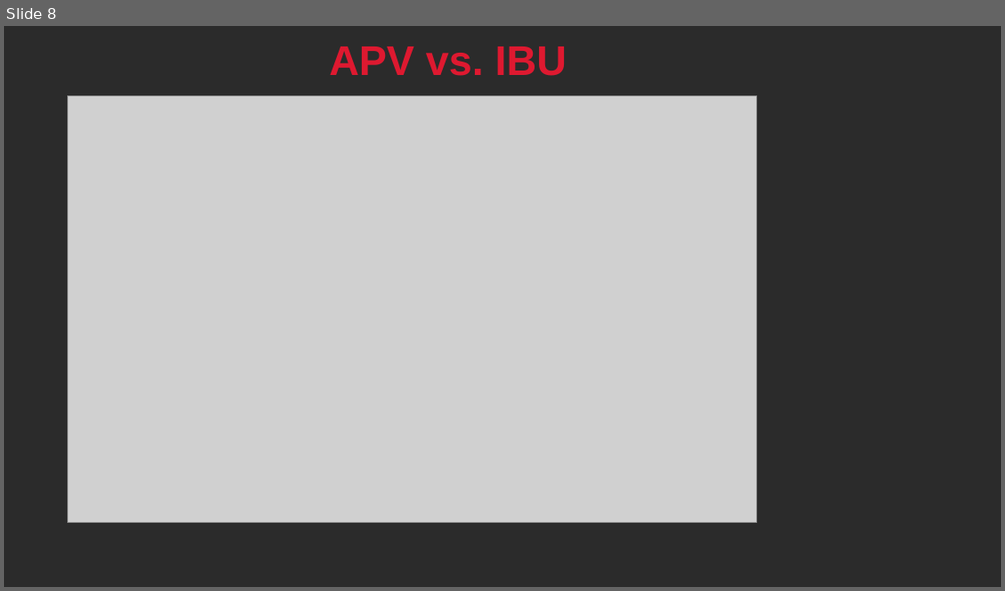
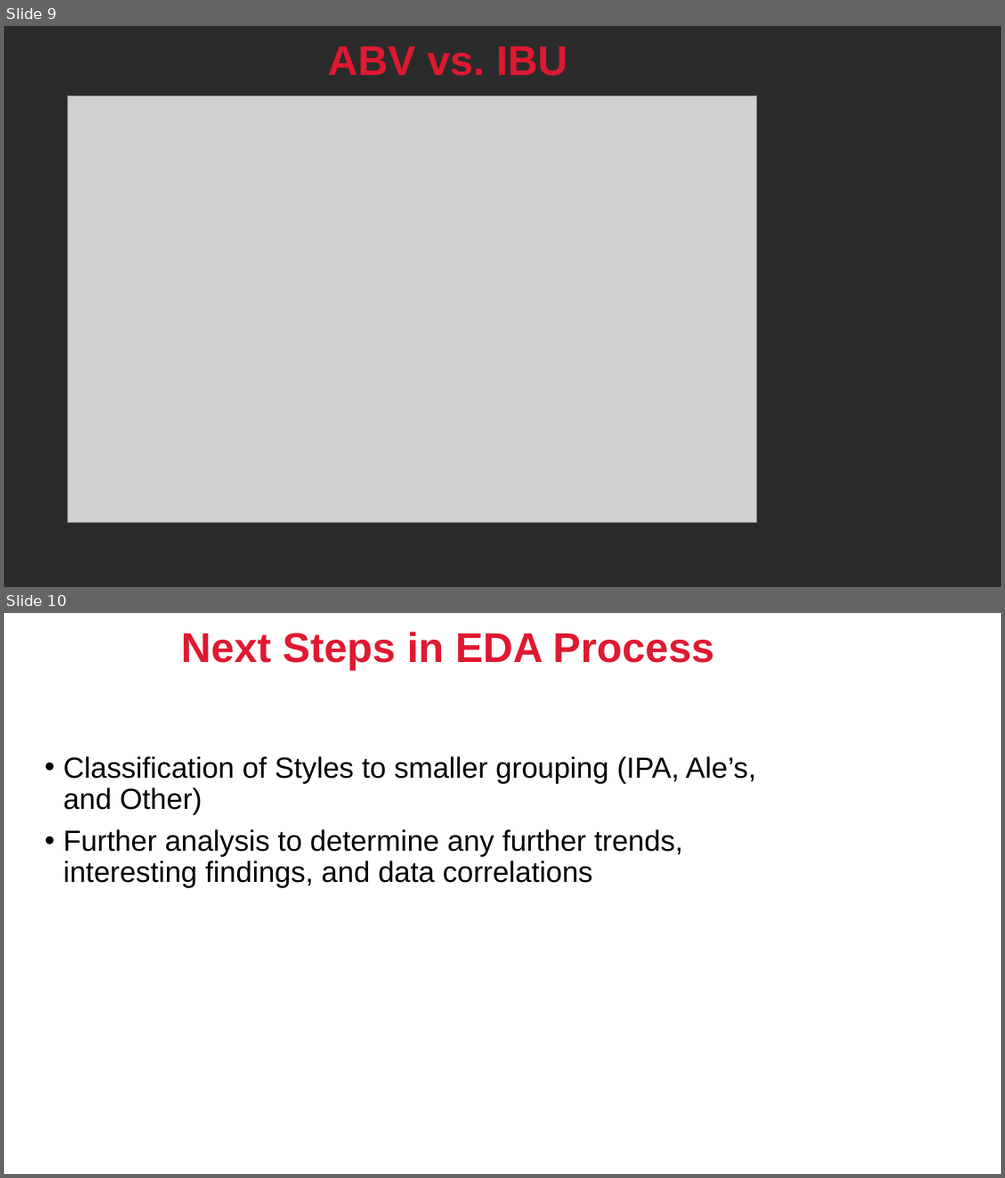
Before and after one commit to troymcsimov/6306, a slide deck: Case Study 1/EDA slides-1.pptx. Shown one above the other, each under a label of ours: slide 8 before the commit, slides 9 and 10 after it. The pictures are 1005x591 and 1005x1178 pixels, drawn with LibreOffice and Linux fonts; fonts in the diff are those of the drawing; grey boxes stand for pictures; background and template pictures are left out; a plain dark background stands for a picture behind light text. Boxes give left, top, right and bottom in pixels: in the first picture for what was removed or moved away, otherwise in the second. Text is boxed around its words. In the diff, an @@ line names an element or a change of style, - is before the commit and + after.

```diff
--- a/Case Study 1/EDA slides-1.pptx
+++ b/Case Study 1/EDA slides-1.pptx
@@ slide 10 added at <box>4,613,1001,1174</box>, background picture (left out) @@
@@ title added at <box>181,632,714,671</box>, 40 pt, text #DE1930, bold @@
+Next Steps in EDA Process
@@ text added at <box>64,756,756,887</box>, 28 pt, text #000000 @@
+• Classification of Styles to smaller grouping (IPA, Ale’s, and Other)
+• Further analysis to determine any further trends, interesting findings, and data correlations
@@ what was slide 8 is now slide 9 @@
@@ slide 9 changed as well @@
@@ title at <box>328,46,567,76</box>: text changed @@
-APV vs. IBU
+ABV vs. IBU
```
Also in this commit, not shown: 6 other slides changed, 2 other slides added, 1 slide removed.
